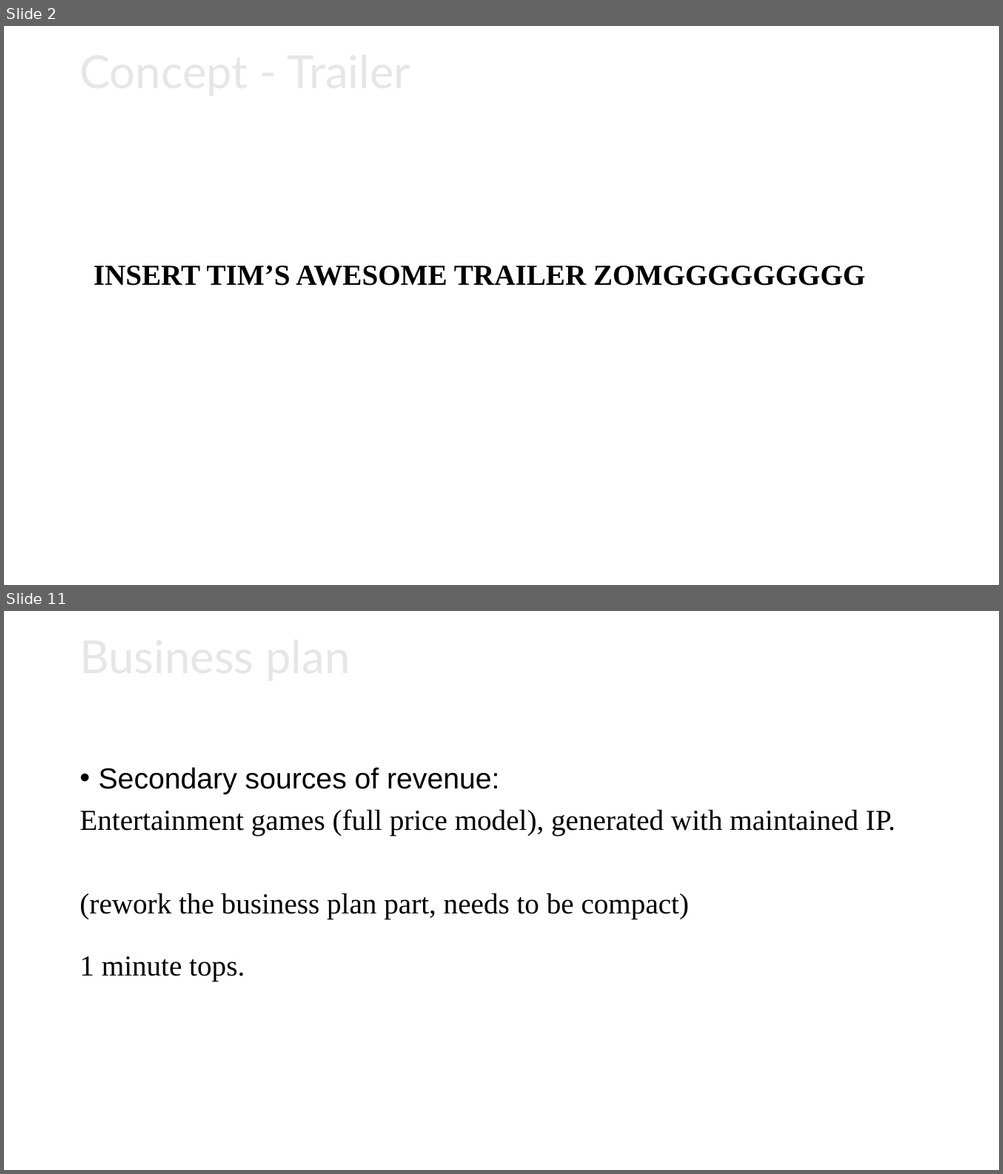
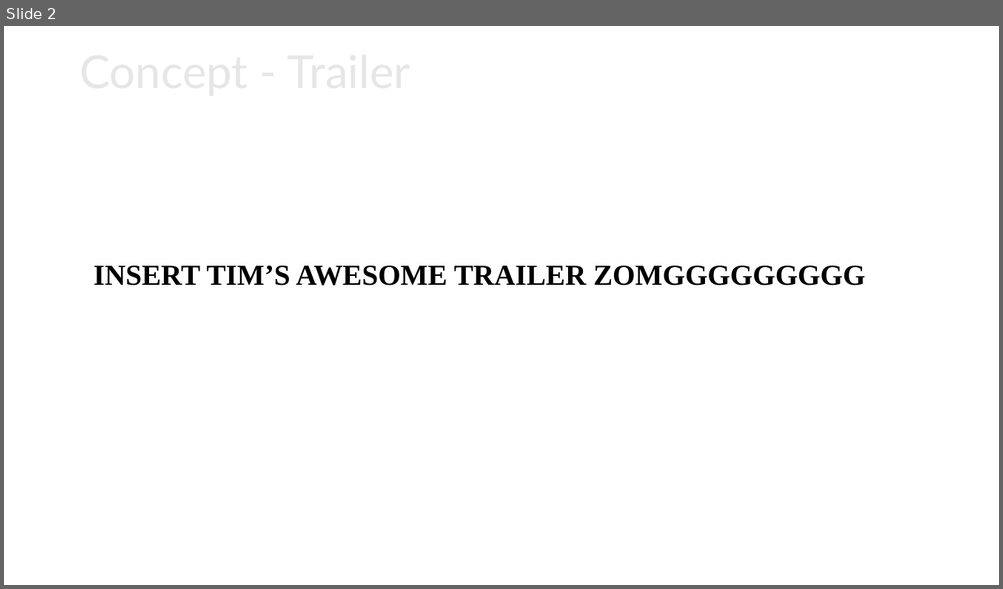
Before and after one commit to RoofTurkey/SGD15, a slide deck: BUSINESS/Completion_Presentation_V1.0.pptx. Shown one above the other, each under a label of ours: slides 2 and 11 before the commit, slide 2 after it; the slides between them are not shown. The pictures are 1003x1174 and 1003x589 pixels, drawn with LibreOffice and Linux fonts; fonts in the diff are those of the drawing; background and template pictures are left out. Boxes give left, top, right and bottom in pixels: in the first picture for what was removed or moved away, otherwise in the second. Text is boxed around its words. In the diff, an @@ line names an element or a change of style, - is before the commit and + after.

```diff
--- a/BUSINESS/Completion_Presentation_V1.0.pptx
+++ b/BUSINESS/Completion_Presentation_V1.0.pptx
@@ slide 11 removed at (4,611,999,1170), background picture (left out) @@
@@ text removed at (73,624,930,694) @@
-Business plan
@@ text removed at (79,767,895,982) @@
-• Secondary sources of revenue:
-Entertainment games (full price model), generated with maintained IP.
-(rework the business plan part, needs to be compact)
-1 minute tops.
```
Also in this commit, not shown: 7 slides changed, 1 slide added, 2 other slides removed.
